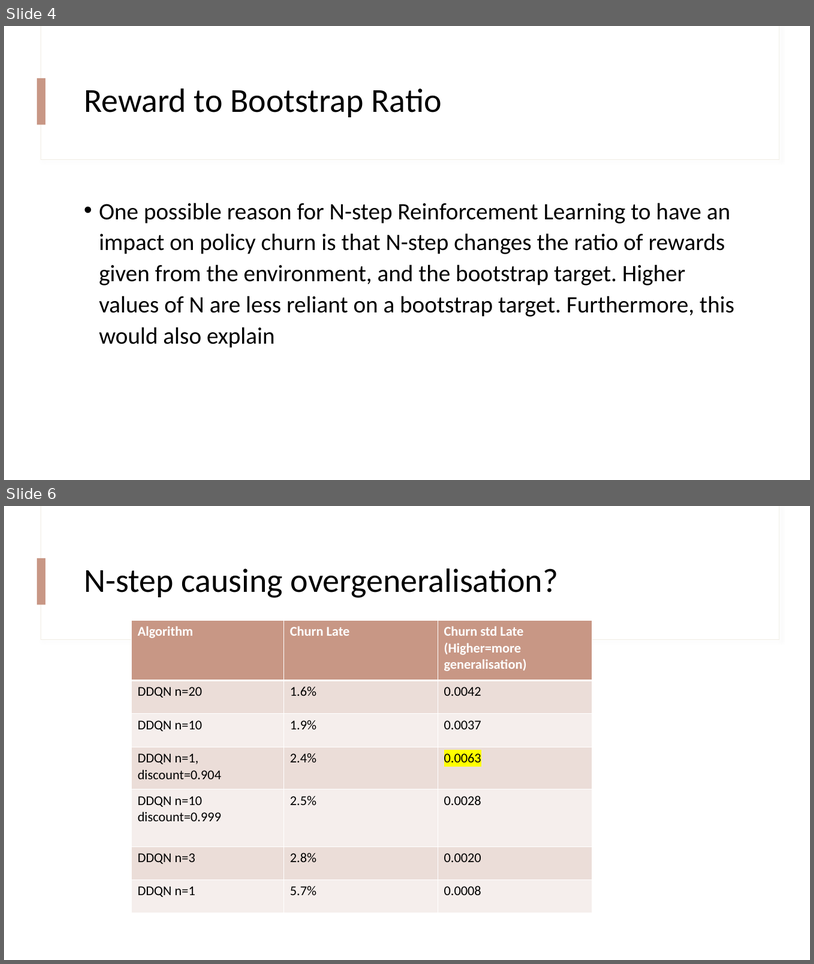
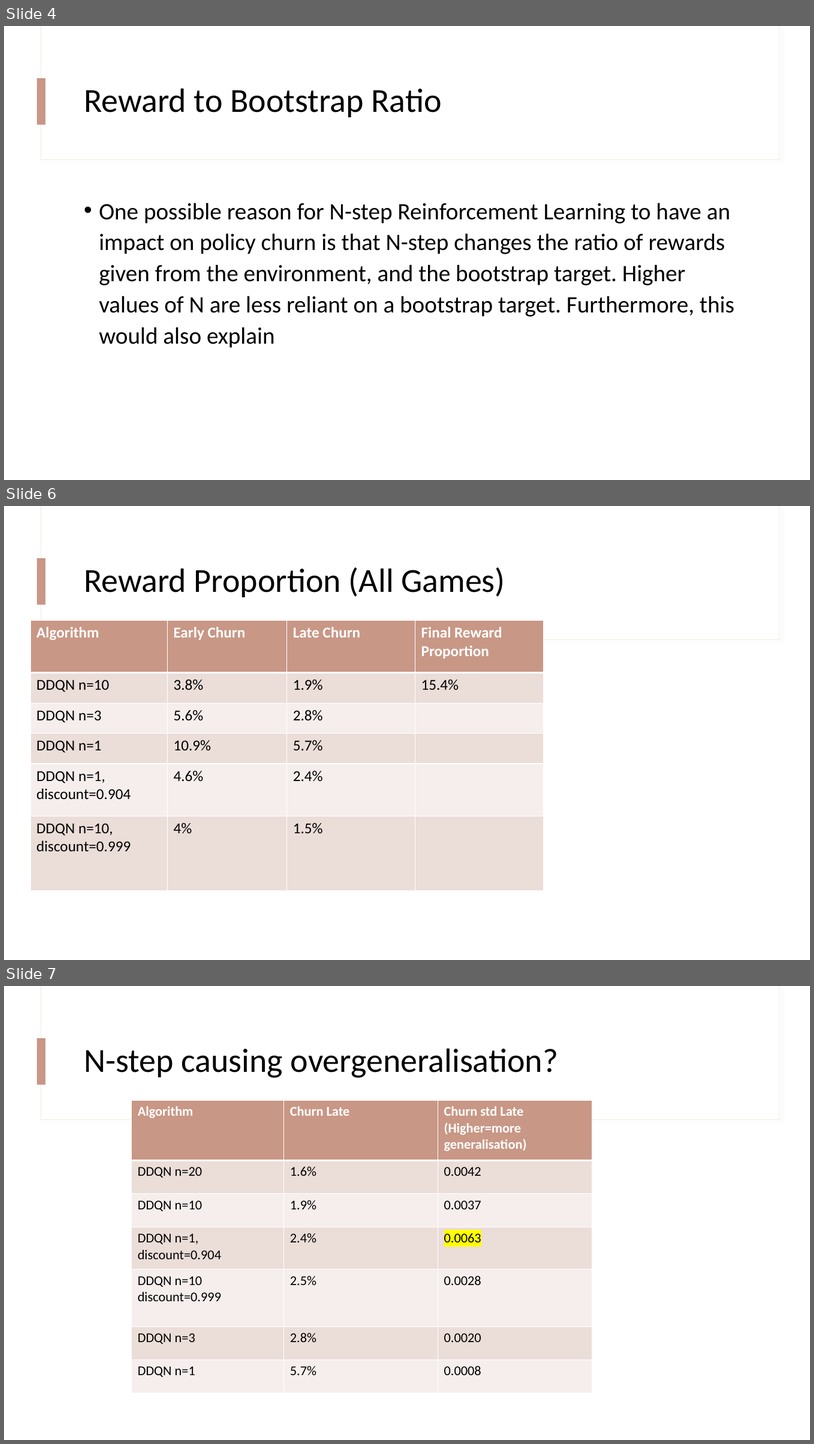
Before and after one commit to VIPTankz/MyRLJourney, a slide deck: FeasibilityStudy_07_09_2023.pptx. Shown one above the other, each under a label of ours: slides 4 and 6 before the commit, slides 4, 6 and 7 after it; the slides between them are not shown. The pictures are 814x964 and 814x1444 pixels, drawn with LibreOffice and Linux fonts; fonts in the diff are those of the drawing. Boxes give left, top, right and bottom in pixels: in the first picture for what was removed or moved away, otherwise in the second. Text is boxed around its words. In the diff, an @@ line names an element or a change of style, - is before the commit and + after.

```diff
--- a/FeasibilityStudy_07_09_2023.pptx
+++ b/FeasibilityStudy_07_09_2023.pptx
@@ slide 6 added at (4,506,810,960), background #FFFFFF; not listed: 3 template elements that a slide beside it also shows @@
@@ title added at (84,567,505,597), 40 pt, text #000000 @@
+Reward Proportion (All Games)
@@ table added at (30,621,544,891), 6 rows, 4 columns @@
+Algorithm | Early Churn | Late Churn | Final Reward Proportion
+DDQN n=10 | 3.8% | 1.9% | 15.4%
+DDQN n=3 | 5.6% | 2.8% | 
+DDQN n=1 | 10.9% | 5.7% | 
+DDQN n=1, discount=0.904 | 4.6% | 2.4% | 
+DDQN n=10, discount=0.999 | 4% | 1.5% | 
@@ what was slide 6 is now slide 7 @@
```
Also in this commit, not shown: 2 slides changed, 1 other slide added, 4 other files.
